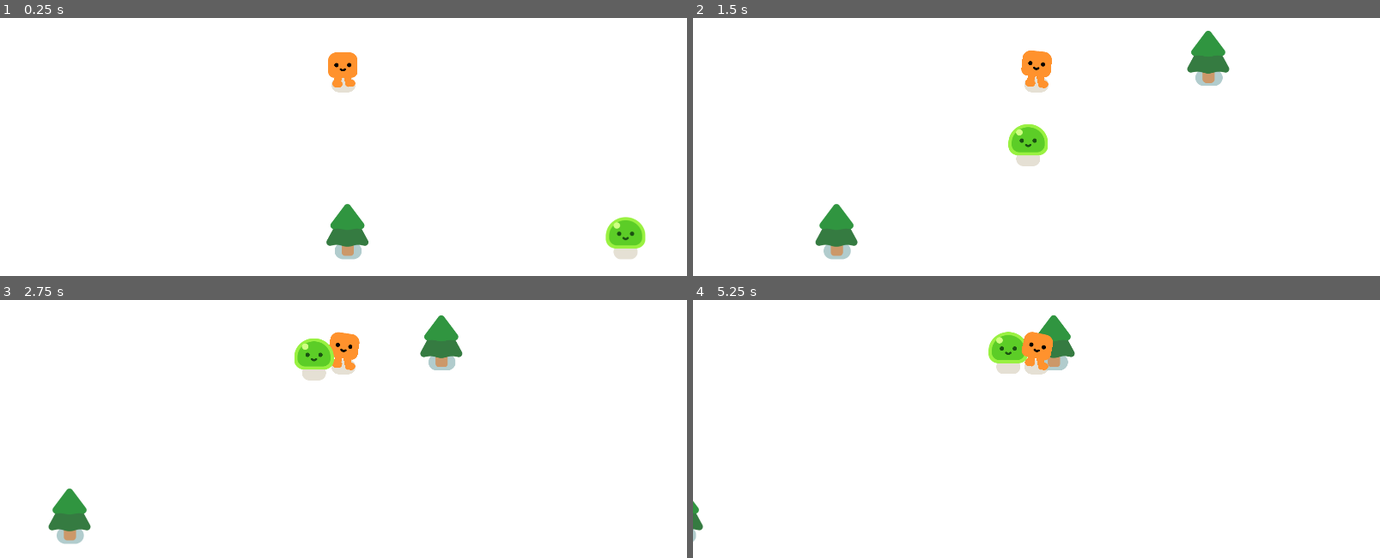
Above: before the commit, frames 1-4 (two rows, left to right).
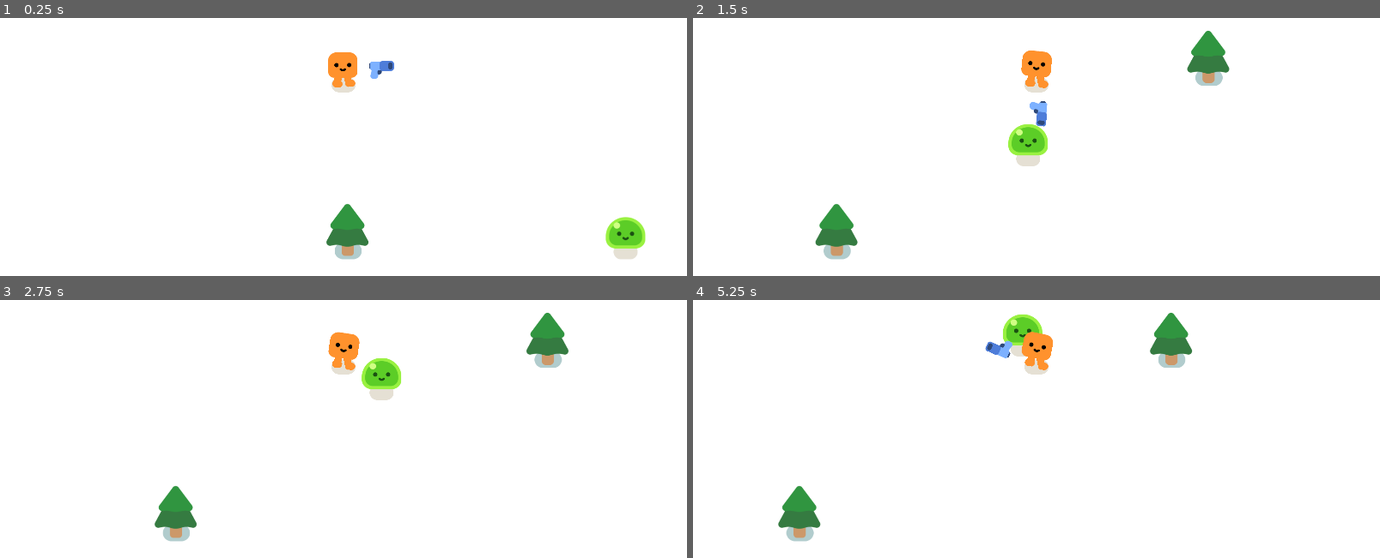
Above: after the commit, the same moments.

Repository: Kuui22/Godot_test
Game: Godot game, scene res://survivors_game.tscn
The game is run twice, just before and just after one commit, with the same random seed, the same clock (stepped at 60 frames per second) and the same inputs.
Inputs:
- Up to frame 1 (0.25 s): no input
- Up to frame 2 (1.5 s): hold D (move_right) from 0.53 s (still down); tap Space (jump) at 0.77 s
- Up to frame 3 (2.75 s): tap Space (jump) at 1.52 s; release D (move_right) at 2.03 s; hold A (move_left) from 2.03 s (still down)
- Up to frame 4 (5.25 s): release A (move_left) at 2.78 s; hold D (move_right) 2.78-4.28 s; tap Space (jump) at 3.02, 3.77, 4.52 s; hold A (move_left) 4.28-5.03 s; hold D (move_right) from 5.03 s (still down)

The runs differ from the first frame. In frame 1, 0.2% of the frame differs, in the area x 53-58%, y 16-24%; in frame 2, 0.2%; in frame 3, 4.9%, in the area x 7-83%, y 4-95%; in frame 4, 3.4%.

Commit message:
gun attached to player
also better rotation as extra

Diff:
--- /dev/null
+++ b/2d-project-start/bullet.gd
@@ -0,0 +1,14 @@
+extends Area2D
+
+var travelled_distance = 0
+const SPEED = 1000
+const RANGE = 1500
+
+func _physics_process(delta):
+
+	var direction = Vector2.RIGHT.rotated(rotation)
+	position += direction * SPEED * delta
+
+	travelled_distance+= SPEED * delta
+	if travelled_distance>RANGE:
+		queue_free()
--- /dev/null
+++ b/2d-project-start/bullet.tscn
@@ -0,0 +1,19 @@
+[gd_scene load_steps=4 format=3 uid="uid://dj1mhlck584jm"]
+
+[ext_resource type="Script" path="res://bullet.gd" id="1_m7y4y"]
+[ext_resource type="Texture2D" uid="uid://dftkbqwsfd68r" path="res://pistol/projectile.png" id="2_y1nm2"]
+
+[sub_resource type="CircleShape2D" id="CircleShape2D_qkwlu"]
+radius = 17.0
+
+[node name="Bullet" type="Area2D"]
+collision_layer = 0
+collision_mask = 3
+script = ExtResource("1_m7y4y")
+
+[node name="Projectile" type="Sprite2D" parent="."]
+position = Vector2(-11, -1)
+texture = ExtResource("2_y1nm2")
+
+[node name="CollisionShape2D" type="CollisionShape2D" parent="."]
+shape = SubResource("CircleShape2D_qkwlu")
--- /dev/null
+++ b/2d-project-start/gun.gd
@@ -0,0 +1,18 @@
+extends Area2D
+
+@onready var static_position:float = rotation
+var reset_speed:float = 2.0
+
+func _physics_process(delta):
+	var enemies_in_range = get_overlapping_bodies()
+	if enemies_in_range.size() > 0:
+		var target_enemy = enemies_in_range.front()
+		look_at(target_enemy.global_position)
+	else:
+		reset_position(delta)
+
+func reset_position(delta):
+		if abs(rotation - static_position) < 0.05:
+			rotation = static_position
+		else:
+			rotation = lerp_angle(rotation, static_position, reset_speed*delta)
--- /dev/null
+++ b/2d-project-start/gun.tscn
@@ -0,0 +1,24 @@
+[gd_scene load_steps=4 format=3 uid="uid://dg3a7vrvj7d0l"]
+
+[ext_resource type="Texture2D" uid="uid://cswb5do8rrj7q" path="res://pistol/pistol.png" id="1_gxp6f"]
+[ext_resource type="Script" path="res://gun.gd" id="1_mg4dw"]
+
+[sub_resource type="CircleShape2D" id="CircleShape2D_phv48"]
+radius = 585.069
+
+[node name="Gun" type="Area2D"]
+collision_layer = 0
+collision_mask = 2
+script = ExtResource("1_mg4dw")
+
+[node name="CollisionShape2D" type="CollisionShape2D" parent="."]
+shape = SubResource("CircleShape2D_phv48")
+
+[node name="WeaponPivot" type="Marker2D" parent="."]
+
+[node name="Pistol" type="Sprite2D" parent="WeaponPivot"]
+position = Vector2(106, -15)
+texture = ExtResource("1_gxp6f")
+
+[node name="ShootingPoint" type="Marker2D" parent="WeaponPivot/Pistol"]
+position = Vector2(24, -11)
--- a/2d-project-start/player.tscn
+++ b/2d-project-start/player.tscn
@@ -1,7 +1,8 @@
-[gd_scene load_steps=4 format=3 uid="uid://ccqvp7v3wrfu6"]
+[gd_scene load_steps=5 format=3 uid="uid://ccqvp7v3wrfu6"]
 
 [ext_resource type="Script" path="res://player.gd" id="1_pg2w0"]
 [ext_resource type="PackedScene" uid="uid://pbmyh1qru7p" path="res://characters/happy_boo/happy_boo.tscn" id="1_qo1h0"]
+[ext_resource type="PackedScene" uid="uid://dg3a7vrvj7d0l" path="res://gun.tscn" id="3_rdkbn"]
 
 [sub_resource type="CircleShape2D" id="CircleShape2D_qfsau"]
 radius = 32.0
@@ -16,3 +17,6 @@
 shape = SubResource("CircleShape2D_qfsau")
 
 [node name="Camera2D" type="Camera2D" parent="."]
+
+[node name="Gun" parent="." instance=ExtResource("3_rdkbn")]
+position = Vector2(0, -27)
--- a/2d-project-start/slime.tscn
+++ b/2d-project-start/slime.tscn
@@ -7,6 +7,8 @@
 radius = 52.0096
 
 [node name="Slime" type="CharacterBody2D"]
+collision_layer = 2
+collision_mask = 3
 script = ExtResource("1_jujo1")
 
 [node name="Slime" parent="." instance=ExtResource("1_bje57")]
